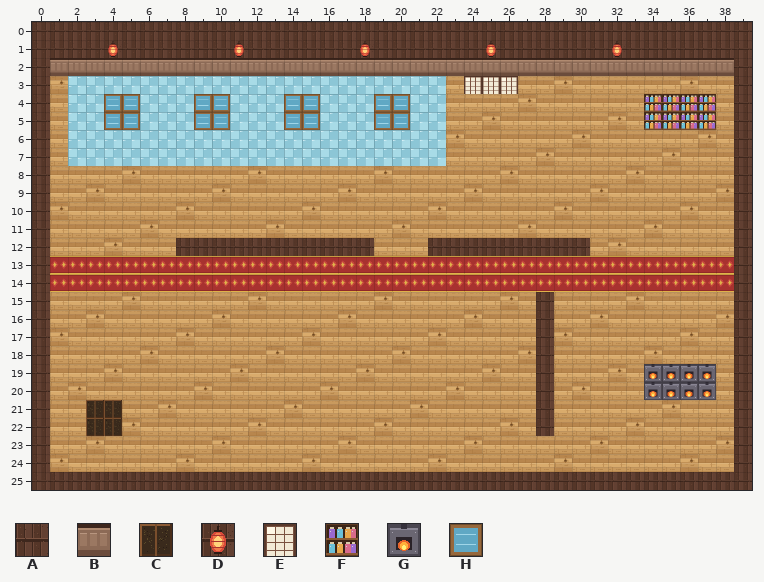
Tiled map, stored at assets/mapas/salon.tmx. That is the earlier state.
Cells are 32x32 px. Shown: x 0..39, y 0..25. Tiles whose own drawing changed are shown in their newer look in all pictures.
Key: from "casa_banos": A 3, B 4, C 6, D 7, E 8, F 9, G 10, H 11.
_ is an empty cell.
Layers that did not change in this view are not listed.
Layer "decoracion" before, first column x 0:
 0 AAAAAAAAAAAAAAAAAAAAAAAAAAAAAAAAAAAAAAAA
 1 AAAADAAAAAADAAAAAADAAAAAADAAAAAADAAAAAAA
 2 ABBBBBBBBBBBBBBBBBBBBBBBBBBBBBBBBBBBBBBA
 3 A_______________________EEE____________A
 4 A___HH___HH___HH___HH_____________FFFF_A
 5 A___HH___HH___HH___HH_____________FFFF_A
 6 A______________________________________A
 7 A______________________________________A
 8 A______________________________________A
 9 A______________________________________A
10 A______________________________________A
11 A______________________________________A
12 A_______AAAAAAAAAAA___AAAAAAAAA________A
13 A______________________________________A
14 A______________________________________A
15 A___________________________A__________A
16 A___________________________A__________A
17 A___________________________A__________A
18 A___________________________A__________A
19 A___________________________A_____GGGG_A
20 A___________________________A_____GGGG_A
21 A__CC_______________________A__________A
22 A__CC_______________________A__________A
23 A______________________________________A
24 A______________________________________A
25 AAAAAAAAAAAAAAAAAAAAAAAAAAAAAAAAAAAAAAAA
New version:
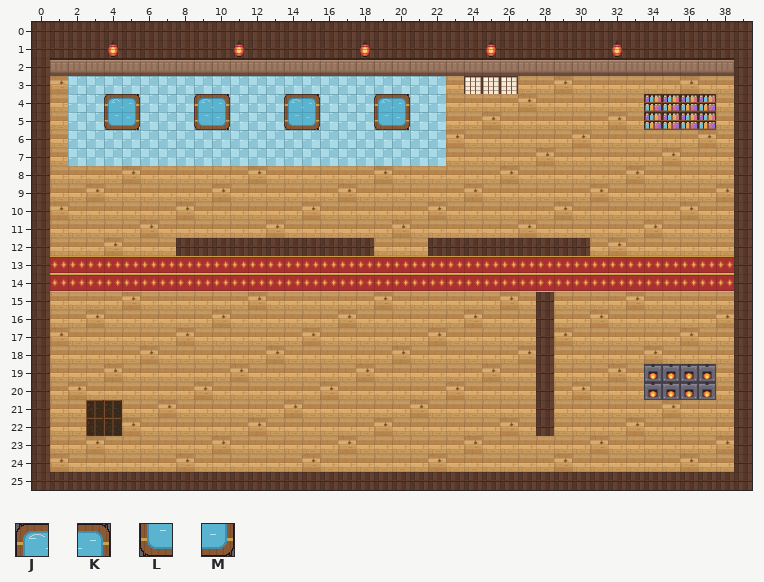
Further tiles: from "casa_banos": J 12, K 13, L 14, M 15.
Changes in this commit:
{"where": "layer \"decoracion\""}
{"y":4,"x":4,"old":"HH","new":"JK"}
{"y":4,"x":9,"old":"HH","new":"JK"}
{"y":4,"x":14,"old":"HH","new":"JK"}
{"y":4,"x":19,"old":"HH","new":"JK"}
{"y":5,"x":4,"old":"HH","new":"LM"}
{"y":5,"x":9,"old":"HH","new":"LM"}
{"y":5,"x":14,"old":"HH","new":"LM"}
{"y":5,"x":19,"old":"HH","new":"LM"}
